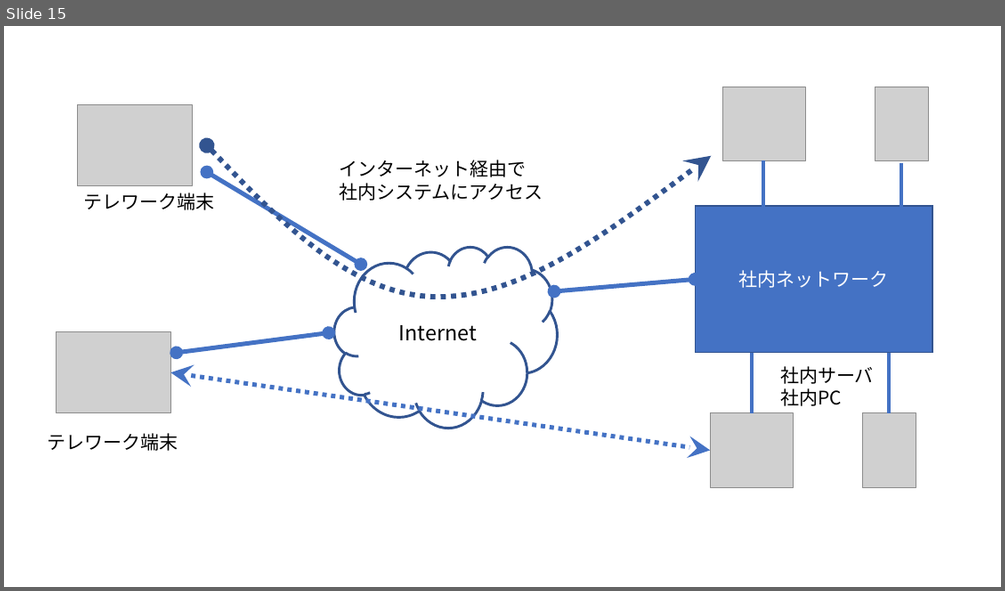
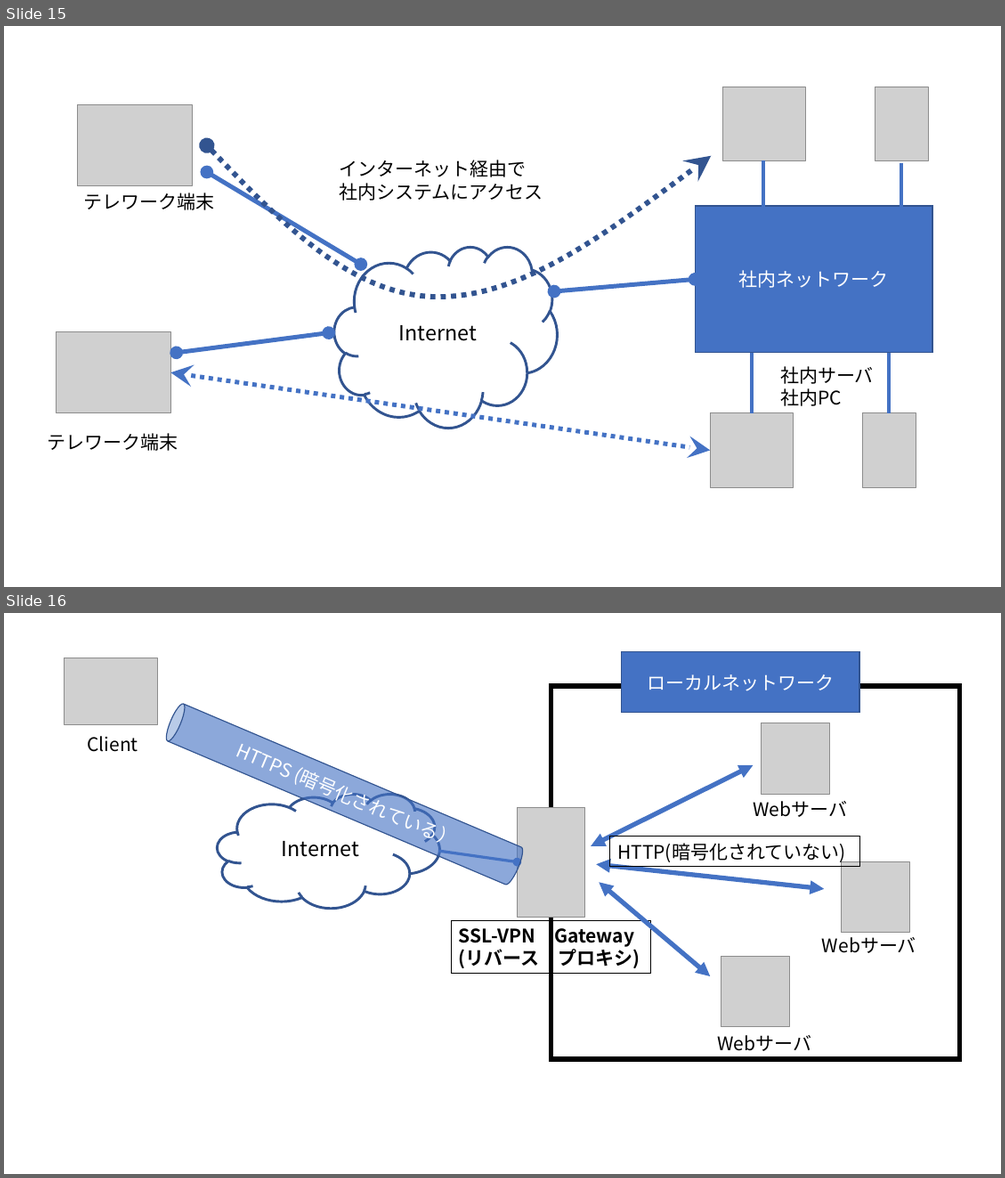
Before and after one commit to Alice-to-Bob/Graduate_School, a slide deck: SUBTHEME/graphs/network_archtecture.pptx. Shown one above the other, each under a label of ours: slide 15 before the commit, slides 15 and 16 after it. The pictures are 1005x591 and 1005x1178 pixels, drawn with LibreOffice and Linux fonts; fonts in the diff are those of the drawing; grey boxes stand for pictures. Boxes give left, top, right and bottom in pixels: in the first picture for what was removed or moved away, otherwise in the second. Text is boxed around its words. In the diff, an @@ line names an element or a change of style, - is before the commit and + after.

```diff
--- a/SUBTHEME/graphs/network_archtecture.pptx
+++ b/SUBTHEME/graphs/network_archtecture.pptx
@@ slide 16 added at (4,613,1001,1174), background #FFFFFF @@
@@ picture added at (64,657,157,724) @@
@@ rectangle added at (622,652,859,713), fill #4472C4, outline #325491 1 pt, 18 pt, text #FFFFFF @@
+ローカルネットワーク
@@ rectangle added at (551,686,960,1060), fill #FFFFFF, outline #000000 4.5 pt @@
@@ cylinder added at (163,702,526,886), fill #4472C4 at 61% opacity, outline #325491 1 pt, 18 pt, text #FFFFFF @@
+HTTPS (暗号化されている）
@@ text added at (87,736,138,752), 18 pt, text #000000 @@
+Client
@@ picture added at (760,723,830,793) @@
@@ double arrow added from (591, 846) to (753, 765), #4472C4 4.5 pt @@
@@ cloud added at (217,794,439,908), fill #FFFFFF, outline #325491 2.5 pt, 20 pt, text #000000 @@
+Internet
@@ picture added at (517,807,585,916) @@
@@ text added at (752,801,847,817), 18 pt, text #000000 @@
+Webサーバ
@@ arrow added from (439, 851) to (517, 862), #4472C4 2.75 pt @@
@@ rectangle added at (610,836,860,867), outline #000000 0.75 pt, 18 pt, text #000000 @@
+HTTP(暗号化されていない)
@@ double arrow added from (596, 864) to (825, 889), #4472C4 4.5 pt @@
@@ picture added at (841,862,909,933) @@
@@ double arrow added from (599, 882) to (710, 976), #4472C4 4.5 pt @@
@@ rectangle added at (451,920,652,973), outline #000000 0.75 pt, 18 pt, text #000000, bold @@
+SSL-VPN Gateway
+(リバース プロキシ)
@@ picture added at (721,957,790,1027) @@
@@ text added at (822,937,916,953), 18 pt, text #000000 @@
+Webサーバ
@@ text added at (718,1035,812,1051), 18 pt, text #000000 @@
+Webサーバ
```
Also in this commit, not shown: 1 slide changed, 13 other files.
